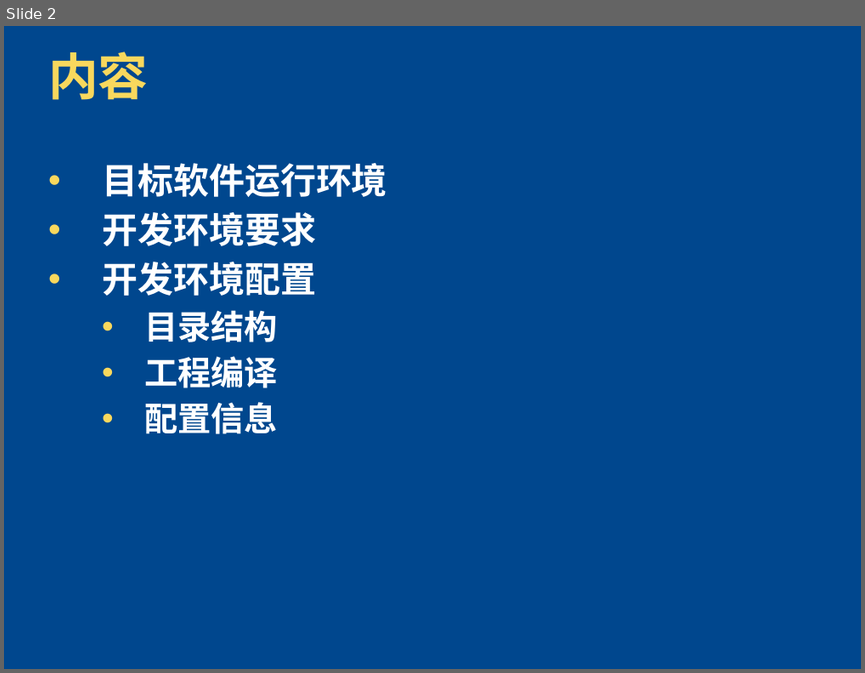
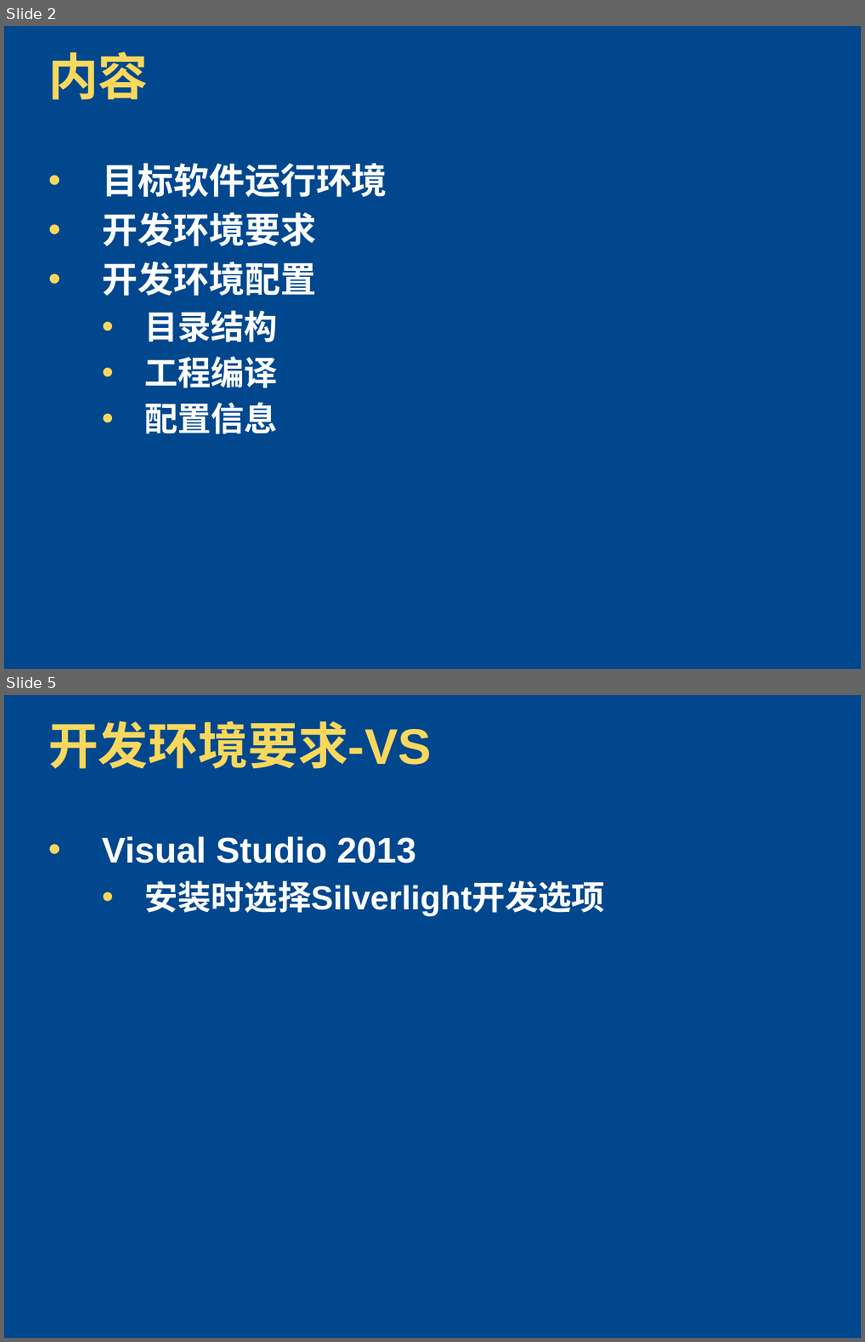
Before and after one commit to zhshen/AK47Documents, a slide deck: 平台开发培训/01-MCS.Framework Dev-Environment.pptx. Shown one above the other, each under a label of ours: slide 2 before the commit, slides 2 and 5 after it; the slides between them are not shown. The pictures are 865x673 and 865x1342 pixels, drawn with LibreOffice and Linux fonts; fonts in the diff are those of the drawing; background and template pictures are left out. Boxes give left, top, right and bottom in pixels: in the first picture for what was removed or moved away, otherwise in the second. Text is boxed around its words. In the diff, an @@ line names an element or a change of style, - is before the commit and + after.

```diff
--- a/平台开发培训/01-MCS.Framework Dev-Environment.pptx
+++ b/平台开发培训/01-MCS.Framework Dev-Environment.pptx
@@ slide 5 added at bbox=[4, 695, 861, 1338], background picture (left out) @@
@@ title added at bbox=[48, 721, 432, 769], 42 pt, text #F9D85D, bold @@
+开发环境要求-VS
@@ text added at bbox=[102, 836, 605, 917], 28 pt, text #FFFFFF, bold @@
+• Visual Studio 2013
+  • 安装时选择Silverlight开发选项
```
Also in this commit, not shown: 9 slides changed, 7 other slides added.
